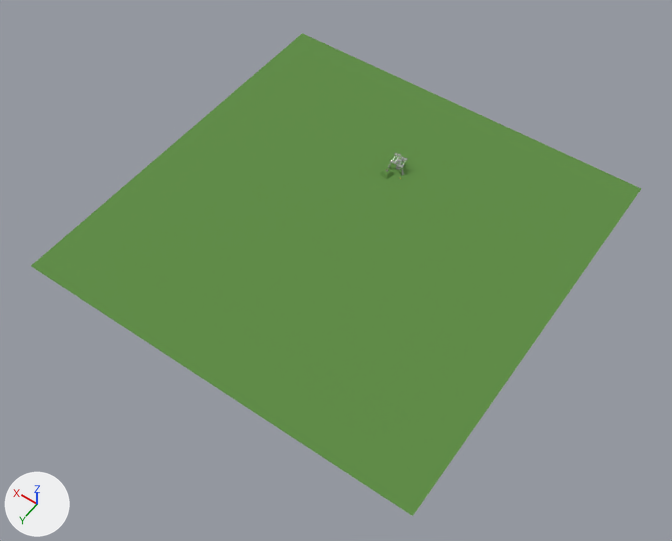
The glTF model public/presentationExperience/models/presentation.glb, before and after one commit.
Both versions are drawn from a camera (50 mm lens) standing at (-126.0, 184.0, 259.0) and looking at (-7.0, 16.0, -4.0). Arrows for +X, +Y and +Z are at lower left; the lights stay in place. Where no turn or scale is listed for an object, it has been applied to the vertices. Vertices at the same position are counted once.

The older version as bpy lines, for what is in view:
```python
me_plane = bpy.data.meshes.new('Plane')
me_plane.from_pydata([(-80.0, -80.0, 0.0), (80.0, -80.0, 0.0), (-80.0, 80.0, 0.0), (80.0, 80.0, 0.0)], [], [(0, 1, 3), (0, 3, 2)])
me_plane.materials.append(mat_herbe)  # green #5e8c43
ob_plane = bpy.data.objects.new('Plane', me_plane)
ob_plane.location = (0.0, 0.0, 0.0)
```
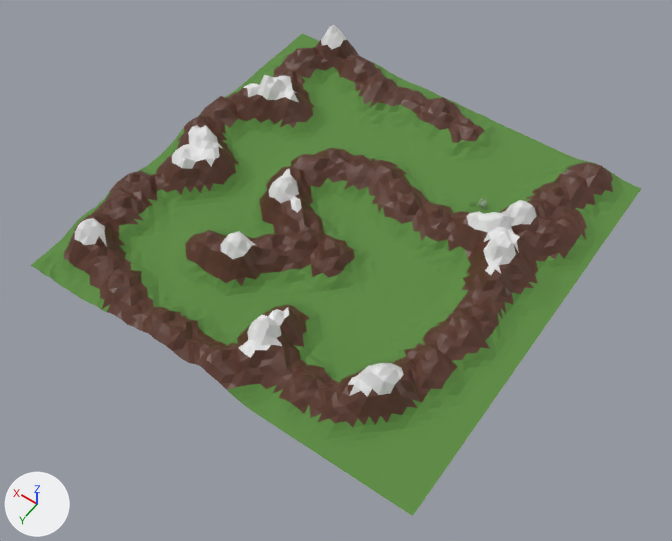
Location of each change, [x1, y1, x2, y2] in pixels of the pictures (672 x 541 px):
'Plane', reshaped
    before: [31, 33, 641, 516]
    after: [31, 25, 641, 516]
part 1 of me_plane, added
    after: [31, 25, 641, 516]

What changed in the scene script:
```text
Add mat_montagneneige:
    mat_montagneneige = principled_material('montagneNeige')
    mat_montagneneige.base_color = (0.8, 0.8, 0.8)  # white #e7e7e7
Add mat_montagneterre:
    mat_montagneterre = principled_material('montagneTerre')
    mat_montagneterre.base_color = (0.104, 0.0382, 0.0221)  # brown #5b3729
Change me_plane:
    used by ob_plane; location = (0.0, 0.0, 0.0)
    remove me_plane.from_pydata(...)  # 4 vertices, 2 faces; spans x -80.0..80.0, y -80.0..80.0, z 0.0
    add me_plane.from_pydata(...)  # 4225 vertices, 8192 faces; spans x -80.0..80.0, y -80.0..80.0, z 0.0..19.0
    me_plane part 1: 4221 vertices added at x -80.0..80.0, y -80.0..80.0, z 0.0..19.0
    add me_plane.materials.append(mat_montagneterre)  # brown #5b3729
    add me_plane.materials.append(mat_montagneneige)  # white #e7e7e7
```
